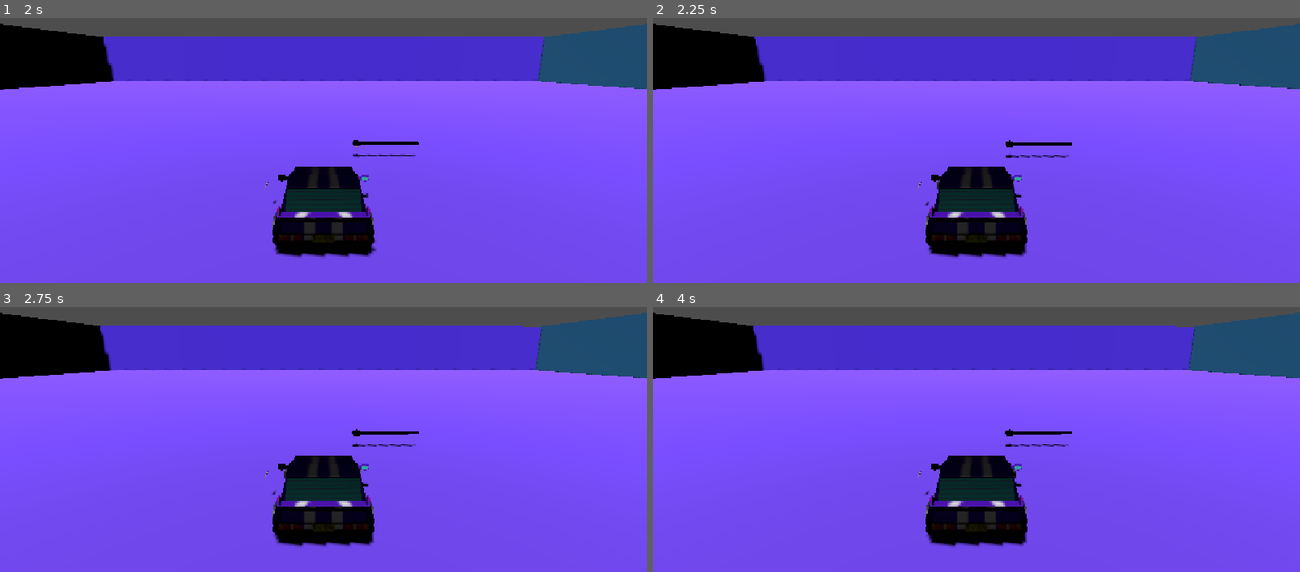
Above: before the commit, frames 1-4 (two rows, left to right).
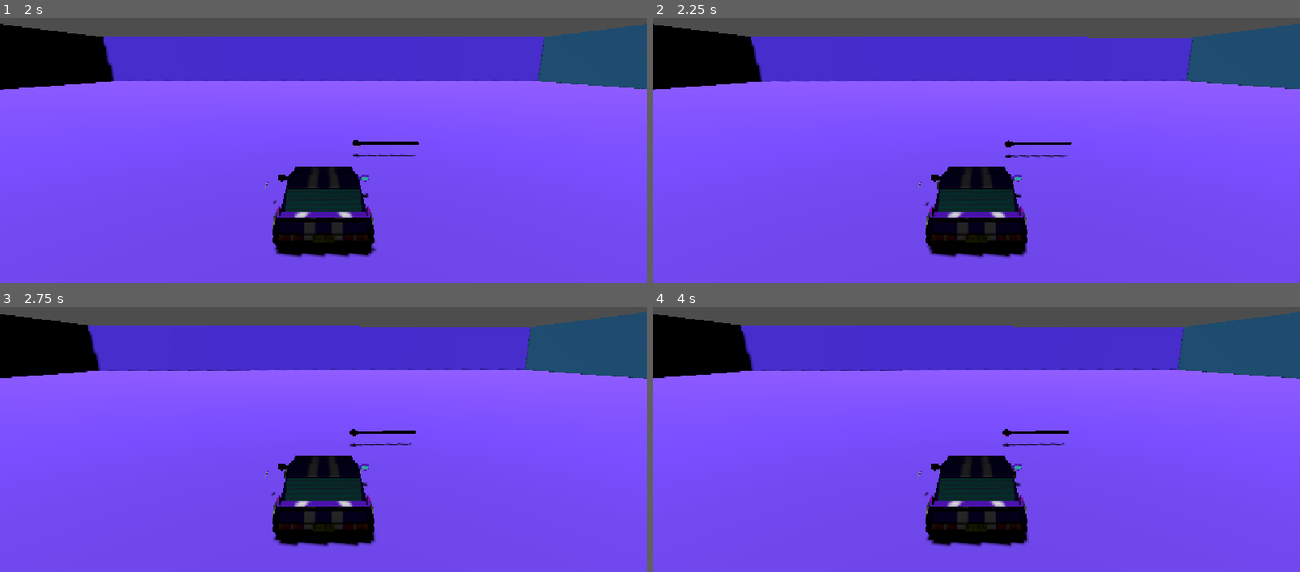
Above: after the commit, the same moments.

Repository: alchengan/cig-lighter
Game: Godot game, scene res://levels/match_test.tscn
The game is run twice, just before and just after one commit, with the same random seed, the same clock (stepped at 60 frames per second) and the same inputs.
Inputs:
- Up to frame 1 (2 s): tap Enter at 0.5 s; hold D (turn_right) 0.53-1.28 s; tap Space (drift) at 0.6, 1.25, 1.35 s; hold , (brake) from 1.28 s (still down)
- Up to frame 2 (2.25 s): tap Enter at 2 s; release , (brake) at 2.03 s; hold D (turn_right) from 2.03 s (still down); tap . (gas) at 2.1 s
- Up to frame 3 (2.75 s): keep holding D (turn_right); tap Space (drift) at 2.3 s
- Up to frame 4 (4 s): tap Space (drift) at 2.75, 2.85, 3.6 s; tap Enter at 3.5 s; release D (turn_right) at 3.53 s; hold A (turn_left) from 3.53 s (still down)

Frame 1 is identical in both runs. In frame 2, 0.6% of the frame differs, in the area x 0-100%, y 2-91%; in frame 3, 1.5%, in the area x 0-100%, y 1-91%; in frame 4, 1.5%.

Commit message:
faster turns

Diff:
--- a/objects/86/wheel.tscn
+++ b/objects/86/wheel.tscn
@@ -4,7 +4,7 @@
 [ext_resource type="Script" uid="uid://7pw4xseciykg" path="res://objects/86/wheel.gd" id="1_h3u87"]
 
 [sub_resource type="ORMMaterial3D" id="ORMMaterial3D_h3u87"]
-albedo_color = Color(0.12156863, 0.9098039, 0.57254905, 1)
+albedo_color = Color(0.27450982, 0.92941177, 0.98039216, 1)
 disable_receive_shadows = true
 
 [sub_resource type="StandardMaterial3D" id="StandardMaterial3D_2oi71"]
--- a/objects/car/car.tscn
+++ b/objects/car/car.tscn
@@ -23,6 +23,12 @@
 mass = 1500.0
 gravity_scale = 0.0
 script = ExtResource("1_hqc7p")
+max_turn_speed = 1.0
+turn_accel = 2.0
+reset_turn_accel = 4.0
+drift_max_turn_speed = 4.5
+drift_turn_accel = 4.5
+drift_reset_turn_accel = 6.0
 
 [node name="86Parent" type="Node3D" parent="." unique_id=287311367]
 
